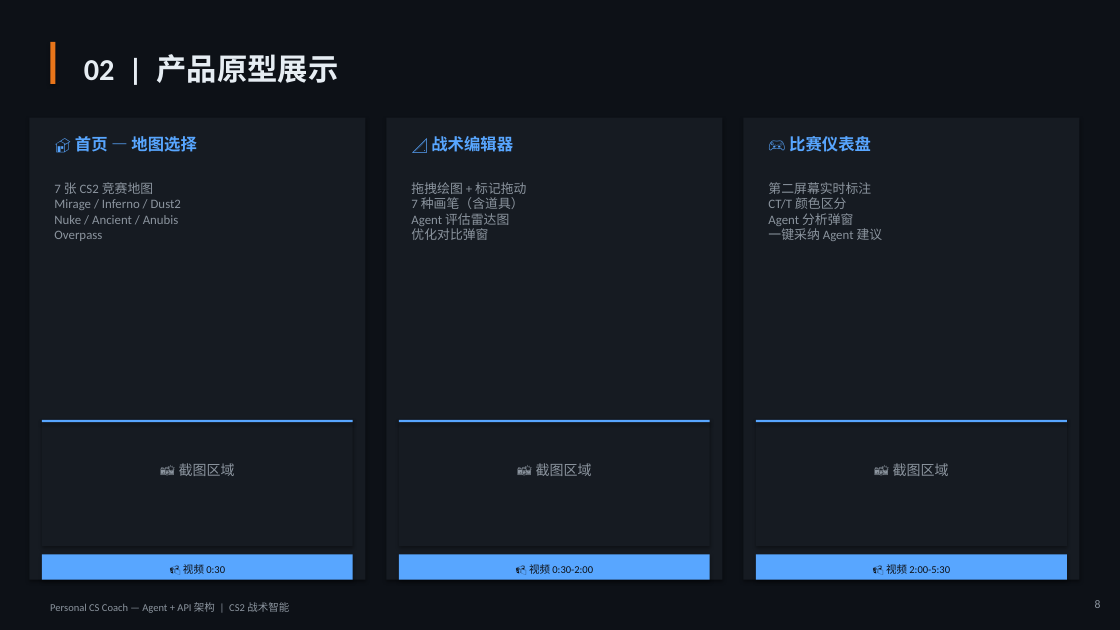
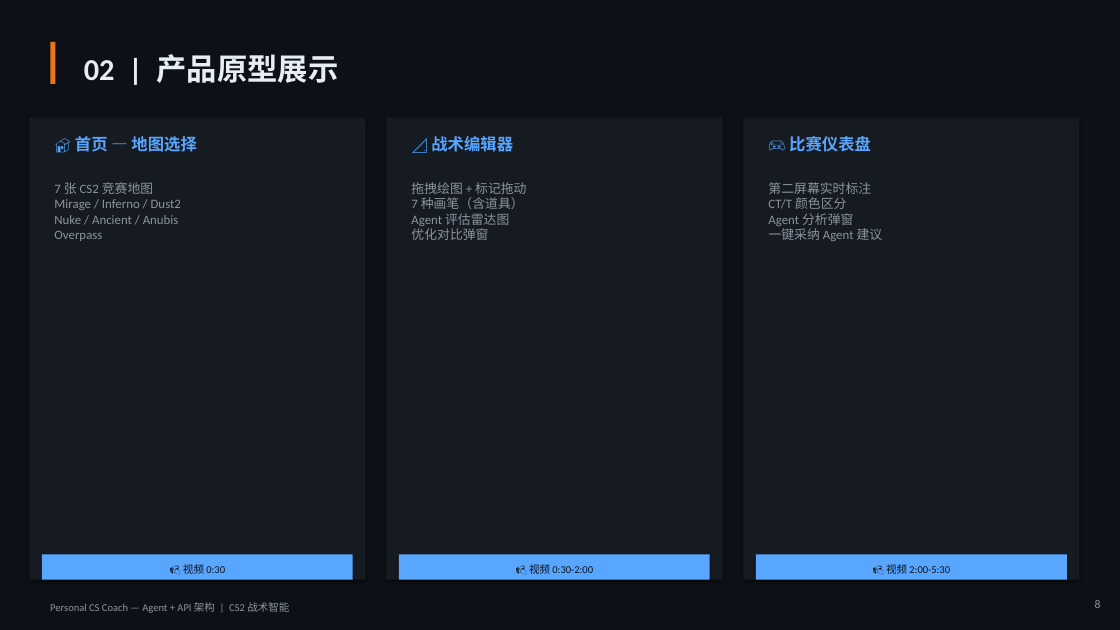
Before and after one commit to S1nnerfps/-, a slide deck: slide 9 of Personal_CS_Coach_答辩PPT.pptx. Drawn at 1120x630 pixels with LibreOffice and Linux fonts; fonts in the diff are those of the drawing. Boxes give left, top, right and bottom in pixels: in the first picture for what was removed or moved away, otherwise in the second. Text is boxed around its words. In the diff, an @@ line names an element or a change of style, - is before the commit and + after.

```diff
--- a/Personal_CS_Coach_答辩PPT.pptx
+++ b/Personal_CS_Coach_答辩PPT.pptx
@@ rectangle removed at (42,420,353,546) @@
@@ rectangle removed at (42,420,353,423) @@
@@ rectangle removed at (399,420,710,546) @@
@@ rectangle removed at (399,420,710,423) @@
@@ rectangle removed at (756,420,1067,546) @@
@@ rectangle removed at (756,420,1067,423) @@
@@ text removed at (179,463,235,476) @@
-📸 截图区域
@@ text removed at (536,463,592,476) @@
-📸 截图区域
@@ text removed at (893,463,949,476) @@
-📸 截图区域
```
Also in this commit, not shown: 1 other slide changed, 3 other files.
